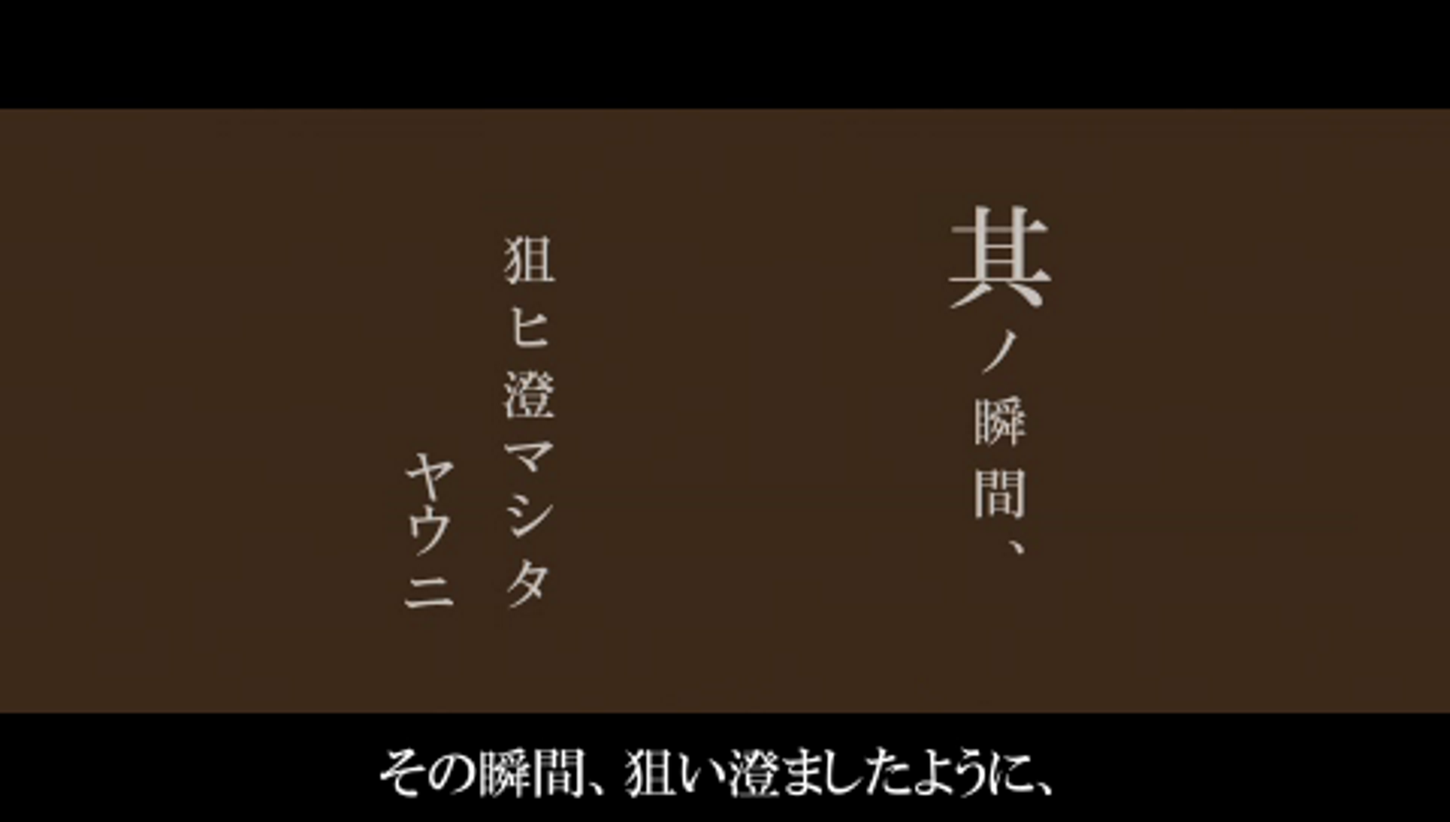
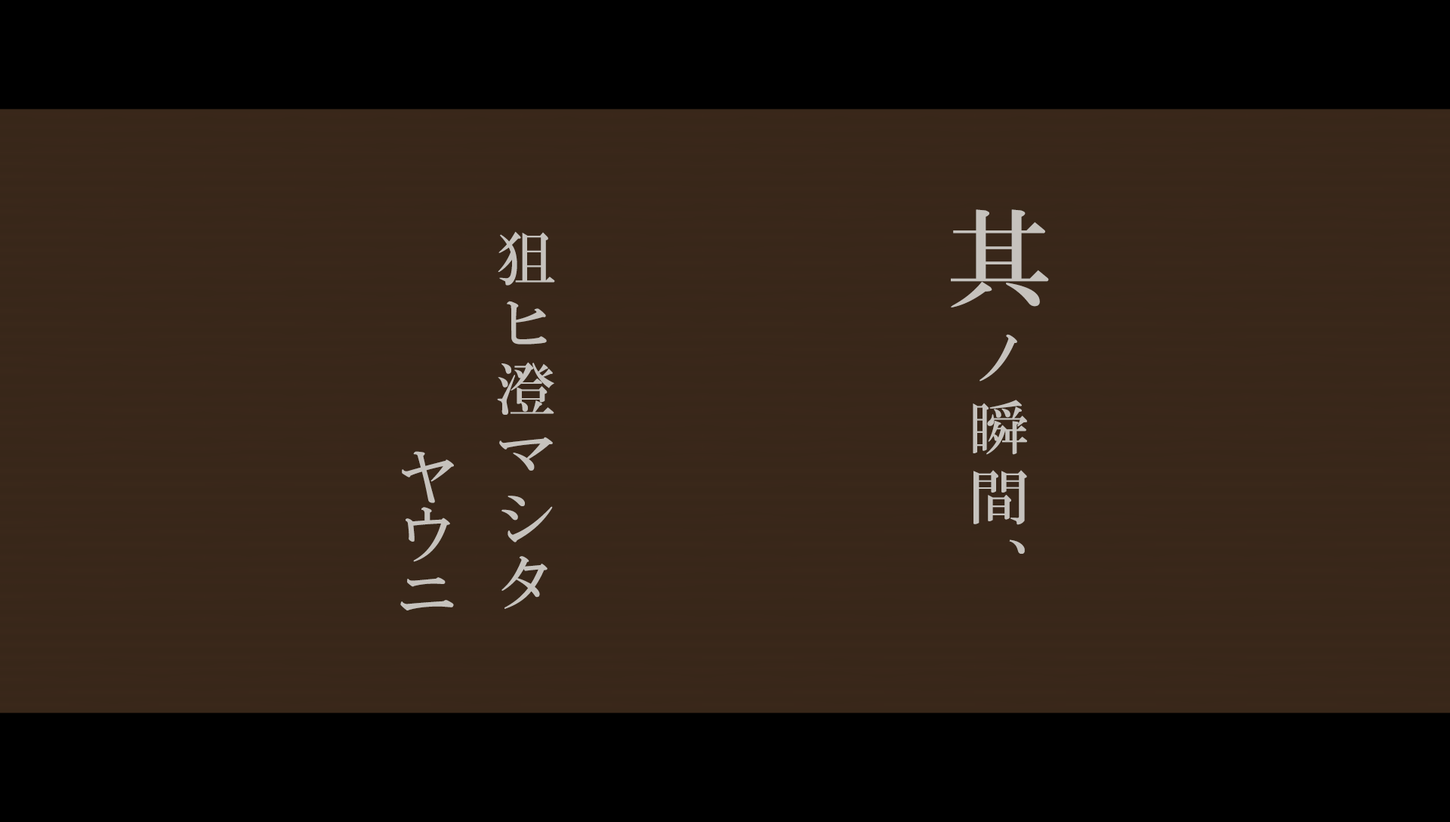
Comparing the layer stacks of the two 1450 × 822 images. Changes:
added layer "其ノ瞬間、" above "ヤウニ" over (x1=950, y1=209, x2=1049, y2=554)
added layer "ヤウニ" above "狙ヒ澄マシタ" over (x1=400, y1=450, x2=454, y2=611)
added layer "狙ヒ澄マシタ" above "Layer 2" over (x1=496, y1=231, x2=556, y2=609)
showed "Layer 2" over (x1=0, y1=107, x2=1450, y2=799)
